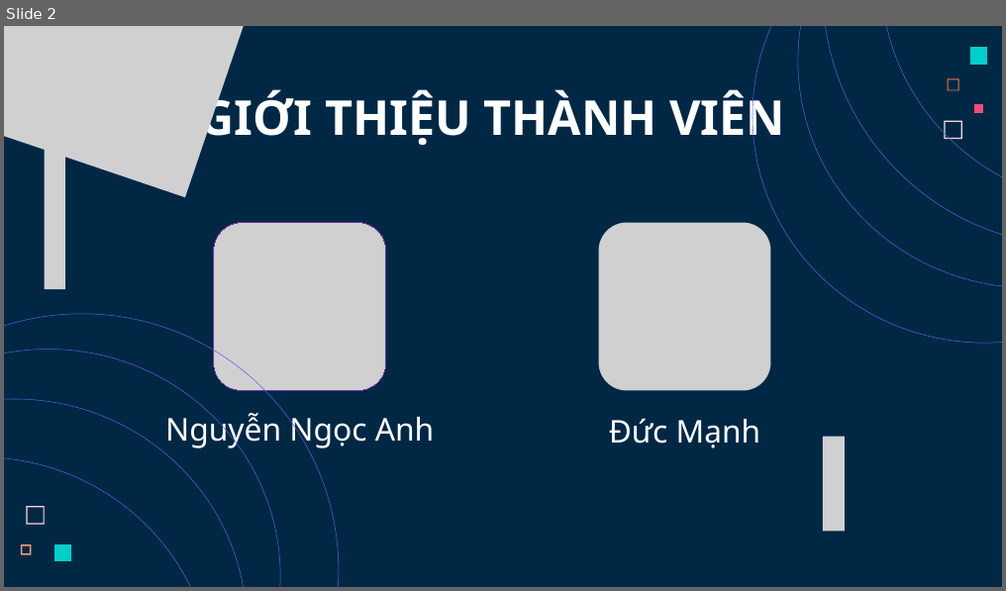
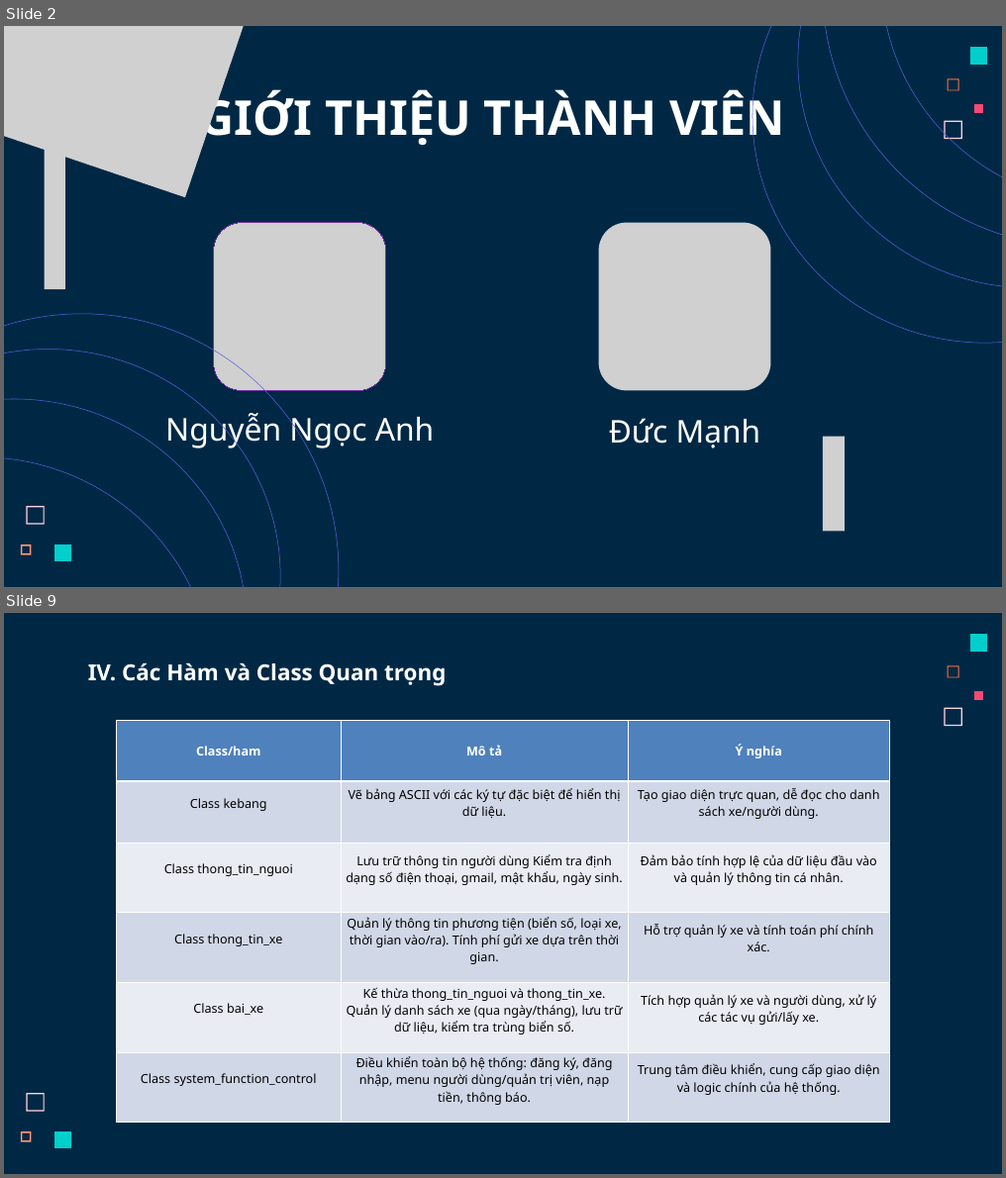
Before and after one commit to AnhCode206/DDTuan_PBL01_NHP41B_Nhom11, a slide deck: Slides.pptx. Shown one above the other, each under a label of ours: slide 2 before the commit, slides 2 and 9 after it; the slides between them are not shown. The pictures are 1006x591 and 1006x1178 pixels, drawn with LibreOffice and Linux fonts; fonts in the diff are those of the drawing; grey boxes stand for pictures. Boxes give left, top, right and bottom in pixels: in the first picture for what was removed or moved away, otherwise in the second. Text is boxed around its words. In the diff, an @@ line names an element or a change of style, - is before the commit and + after.

```diff
--- a/Slides.pptx
+++ b/Slides.pptx
@@ slide 9 added at bbox=[4, 613, 1002, 1174], background #002845 @@
@@ freeform shape added at bbox=[970, 635, 987, 652], fill #00CFCC @@
@@ text added at bbox=[88, 663, 446, 686], 32 pt, text #FFFFFF, bold @@
+IV. Các Hàm và Class Quan trọng
@@ freeform shape added at bbox=[947, 665, 959, 678], fill #FC723F @@
@@ freeform shape added at bbox=[974, 691, 983, 700], fill #F64975 @@
@@ table added at bbox=[116, 720, 890, 1123], 6 rows, 3 columns @@
+Class/ham | Mô tả | Ý nghía
+Class kebang | Vẽ bảng ASCII với các ký tự đặc biệt để hiển thị dữ liệu. | Tạo giao diện trực quan, dễ đọc cho danh sách xe/người dùng.
+Class thong_tin_nguoi | Lưu trữ thông tin người dùng Kiểm tra định dạng số điện thoại, gmail, mật khẩu, ngày sinh. | Đảm bảo tính hợp lệ của dữ liệu đầu vào và quản lý thông tin cá nhân.
+Class thong_tin_xe | Quản lý thông tin phương tiện (biển số, loại xe, thời gian vào/ra). Tính phí gửi xe dựa trên thời gian. | Hỗ trợ quản lý xe và tính toán phí chính xác.
+Class bai_xe | Kế thừa thong_tin_nguoi và thong_tin_xe. Quản lý danh sách xe (qua ngày/tháng), lưu trữ dữ liệu, kiểm tra trùng biển số. | Tích hợp quản lý xe và người dùng, xử lý các tác vụ gửi/lấy xe.
+Class system_function_control | Điều khiển toàn bộ hệ thống: đăng ký, đăng nhập, menu người dùng/quản trị viên, nạp tiền, thông báo. | Trung tâm điều khiển, cung cấp giao diện và logic chính của hệ thống.
@@ freeform shape added at bbox=[944, 708, 962, 726], fill #FFD6E1 @@
@@ freeform shape added at bbox=[26, 1093, 45, 1112], fill #FFD6E1 @@
@@ freeform shape added at bbox=[21, 1132, 31, 1143], fill #FF9973 @@
@@ freeform shape added at bbox=[54, 1132, 71, 1149], fill #00CFCC @@
```
Also in this commit, not shown: 4 slides changed, 19 other slides added, 9 slides removed, 3 other files.
